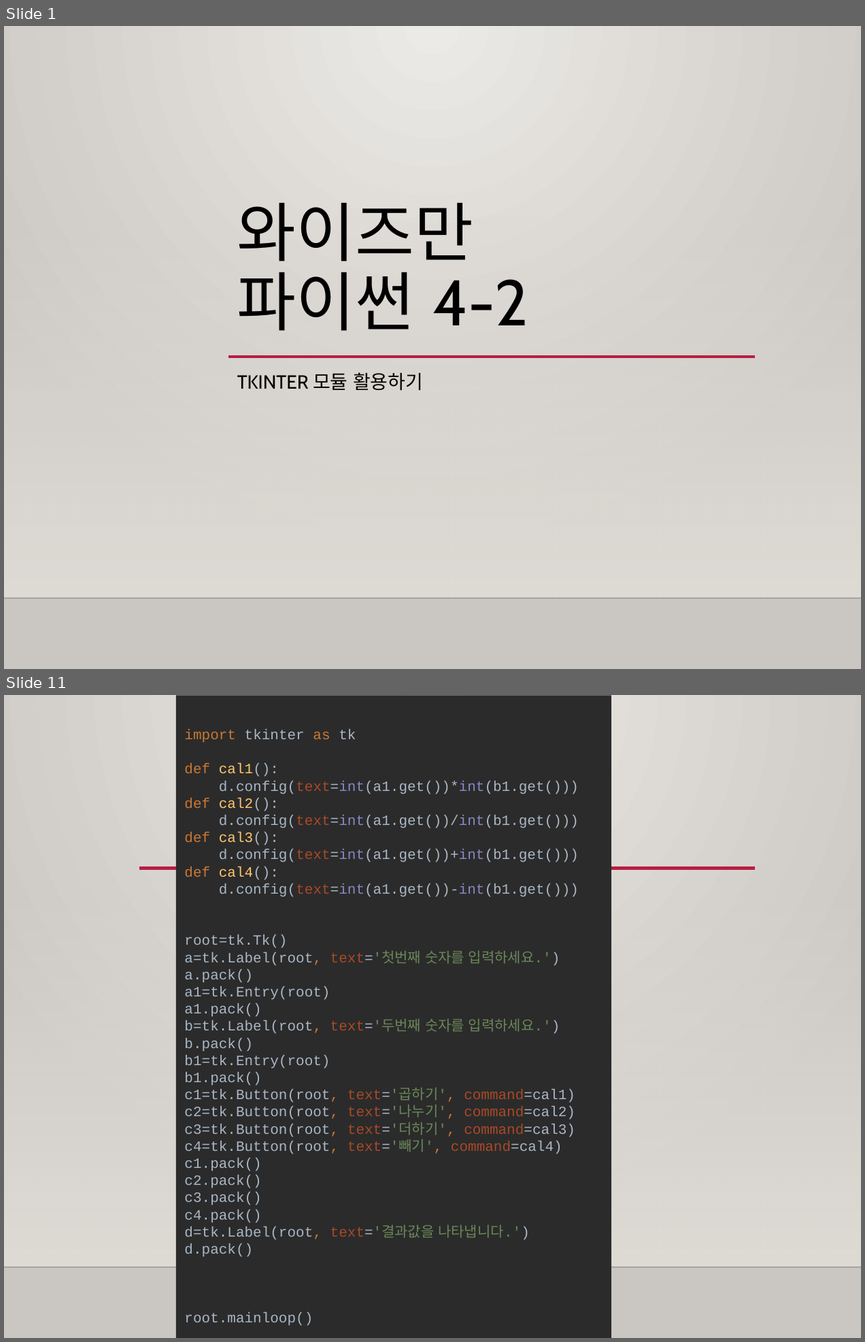
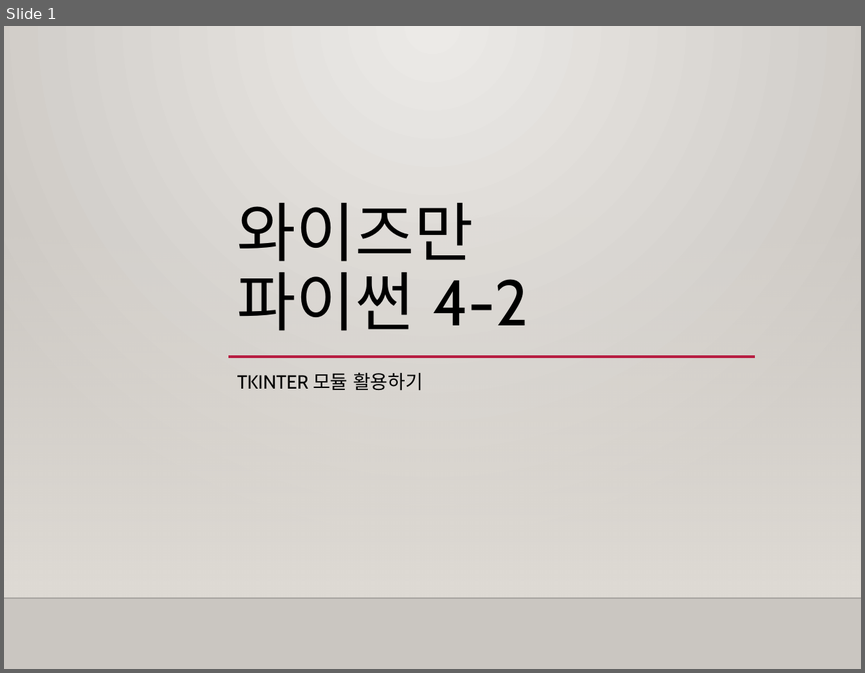
Before and after one commit to freshmea/weizman_python_class, a slide deck: textbook/파이썬4-2교시.pptx. Shown one above the other, each under a label of ours: slides 1 and 11 before the commit, slide 1 after it; the slides between them are not shown. The pictures are 865x1342 and 865x673 pixels, drawn with LibreOffice and Linux fonts; fonts in the diff are those of the drawing; background and template pictures are left out. Boxes give left, top, right and bottom in pixels: in the first picture for what was removed or moved away, otherwise in the second. Text is boxed around its words. In the diff, an @@ line names an element or a change of style, - is before the commit and + after.

```diff
--- a/textbook/파이썬4-2교시.pptx
+++ b/textbook/파이썬4-2교시.pptx
@@ slide 11 removed at box(4, 695, 861, 1338), background gradient #ECEAE7 to #CAC7C1; not listed: 2 template elements that a slide beside it also shows @@
@@ rectangle removed at box(176, 695, 611, 1338) @@
-import tkinter as tk
-def cal1():
-d.config(text=int(a1.get())*int(b1.get()))
-def cal2():
-d.config(text=int(a1.get())/int(b1.get()))
-def cal3():
-d.config(text=int(a1.get())+int(b1.get()))
-def cal4():
-d.config(text=int(a1.get())-int(b1.get()))
-root=tk.Tk()
-a=tk.Label(root, text='첫번째 숫자를 입력하세요.')
-a.pack()
-a1=tk.Entry(root)
-a1.pack()
-b=tk.Label(root, text='두번째 숫자를 입력하세요.')
-b.pack()
-b1=tk.Entry(root)
-b1.pack()
-c1=tk.Button(root, text='곱하기', command=cal1)
-c2=tk.Button(root, text='나누기', command=cal2)
-c3=tk.Button(root, text='더하기', command=cal3)
-c4=tk.Button(root, text='빼기', command=cal4)
-c1.pack()
-c2.pack()
-c3.pack()
-c4.pack()
-d=tk.Label(root, text='결과값을 나타냅니다.')
-d.pack()
-root.mainloop()
@@ line removed from (139, 868) to (755, 868) @@
```
Also in this commit, not shown: 4 slides changed, 4 slides added, 5 other slides removed, 4 other files.
